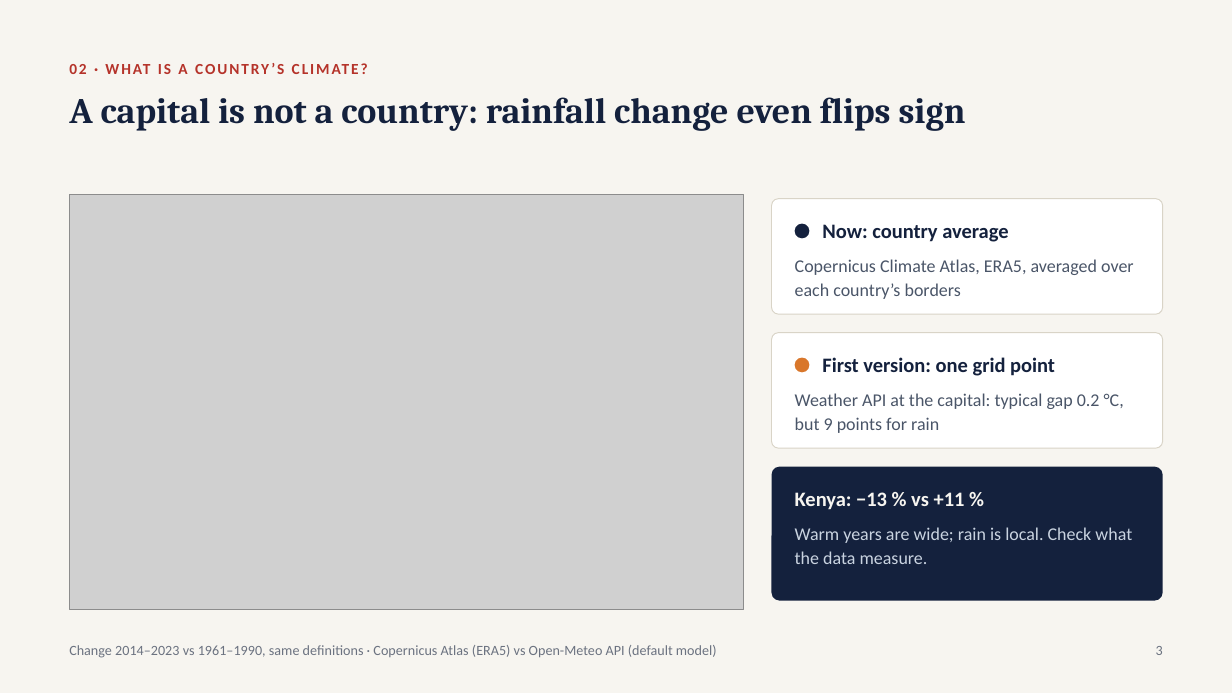
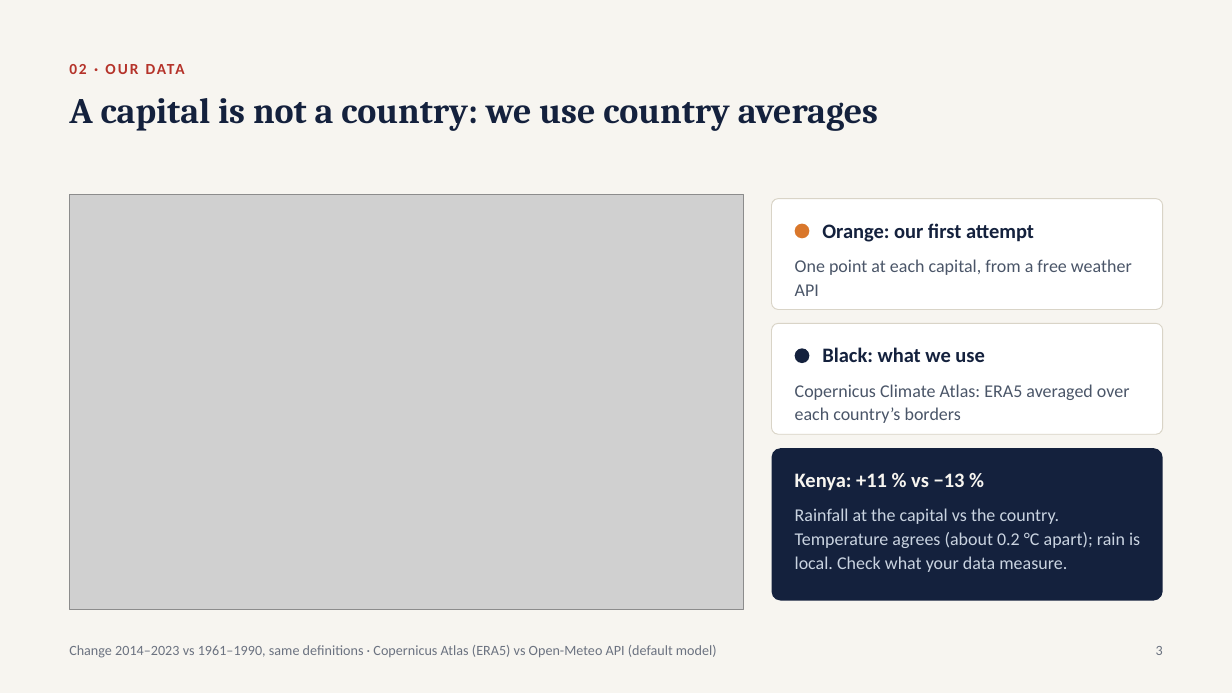
Before and after one commit to Polluxgnr/Environemental-economics-, a slide deck: slide 3 of presentation/Track1_presentation.pptx. Drawn at 1232x693 pixels with LibreOffice and Linux fonts; fonts in the diff are those of the drawing; grey boxes stand for pictures. Boxes give left, top, right and bottom in pixels: in the first picture for what was removed or moved away, otherwise in the second. Text is boxed around its words. In the diff, an @@ line names an element or a change of style, - is before the commit and + after.

```diff
--- a/presentation/Track1_presentation.pptx
+++ b/presentation/Track1_presentation.pptx
@@ text at (69, 98, 878, 131): text changed @@
-A capital is not a country: rainfall change even flips sign
+A capital is not a country: we use country averages
@@ rounded rectangle: place and size @@
-rounded rectangle at (772, 199, 1163, 314)
+rounded rectangle at (772, 199, 1163, 310)
@@ ellipse at (795, 224, 810, 238): fill #14213D to #D9772B @@
@@ text at (822, 223, 1034, 242): text changed @@
-Now: country average
+Orange: our first attempt
@@ text at (795, 259, 1132, 296): text changed @@
-Copernicus Climate Atlas, ERA5, averaged over each country’s borders
+One point at each capital, from a free weather API
@@ rounded rectangle: place and size @@
-rounded rectangle at (772, 333, 1163, 448)
+rounded rectangle at (772, 323, 1163, 434)
@@ ellipse: place and size @@
-ellipse at (795, 358, 810, 372)
+ellipse at (795, 348, 810, 363)
@@ ellipse at (795, 348, 810, 363): fill #D9772B to #14213D @@
@@ text at (822, 347, 984, 362): text changed @@
-First version: one grid point
+Black: what we use
@@ text at (795, 384, 1130, 423): text changed @@
-Weather API at the capital: typical gap 0.2 °C, but 9 points for rain
+Copernicus Climate Atlas: ERA5 averaged over each country’s borders
@@ rounded rectangle: place and size @@
-rounded rectangle at (772, 467, 1163, 601)
+rounded rectangle at (772, 448, 1163, 601)
@@ text at (795, 473, 965, 491): text changed @@
-Kenya: −13 % vs +11 %
+Kenya: +11 % vs −13 %
@@ text at (795, 508, 1140, 572): text changed @@
-Warm years are wide; rain is local. Check what the data measure.
+Rainfall at the capital vs the country. Temperature agrees (about 0.2 °C apart); rain is local. Check what your data measure.
@@ text at (963, 556, 995, 569): text changed @@
-02 · WHAT IS A COUNTRY’S CLIMATE?
+02 · OUR DATA
```
Also in this commit, not shown: 8 other slides changed, 8 other files.
